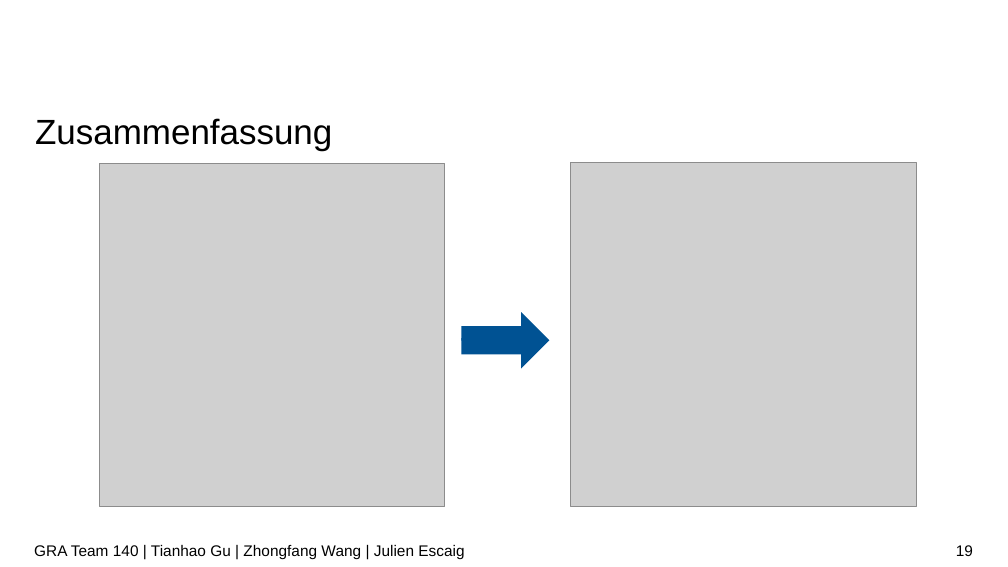
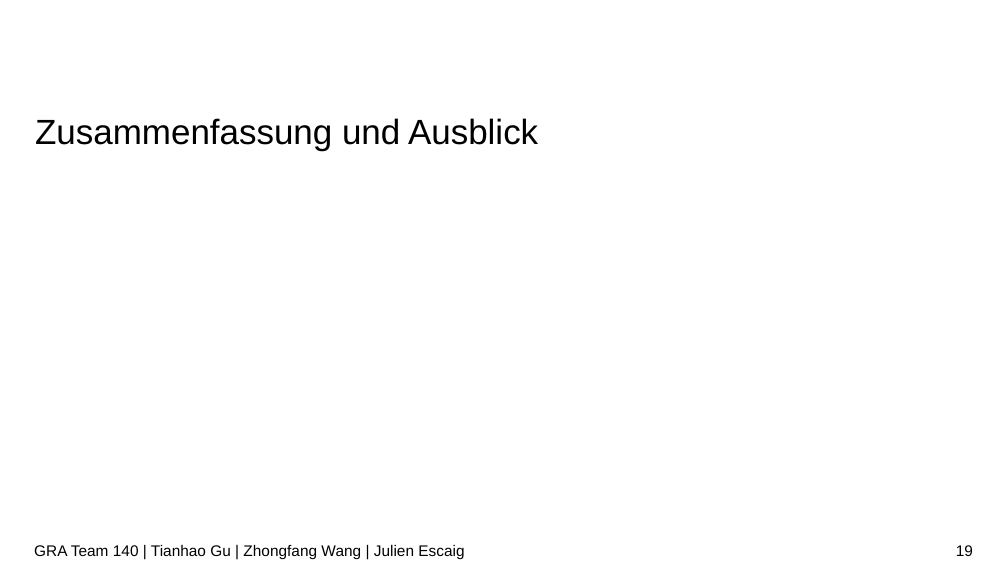
Before and after one commit to tianhaogutum/1, a slide deck: slide 19 of Vortrag/Vortrag.pptx. Drawn at 1008x567 pixels with LibreOffice and Linux fonts; fonts in the diff are those of the drawing; grey boxes stand for pictures; background and template pictures are left out. Boxes give left, top, right and bottom in pixels: in the first picture for what was removed or moved away, otherwise in the second. Text is boxed around its words. In the diff, an @@ line names an element or a change of style, - is before the commit and + after.

```diff
--- a/Vortrag/Vortrag.pptx
+++ b/Vortrag/Vortrag.pptx
@@ title at box(35, 118, 538, 151): text changed @@
-Zusammenfassung
+Zusammenfassung und Ausblick
@@ picture removed at box(100, 163, 446, 506) @@
@@ picture removed at box(571, 162, 916, 506) @@
@@ right arrow removed at box(462, 312, 549, 369) @@
@@ right arrow removed at box(462, 337, 467, 342) @@
```
Also in this commit, not shown: 6 other slides changed.
